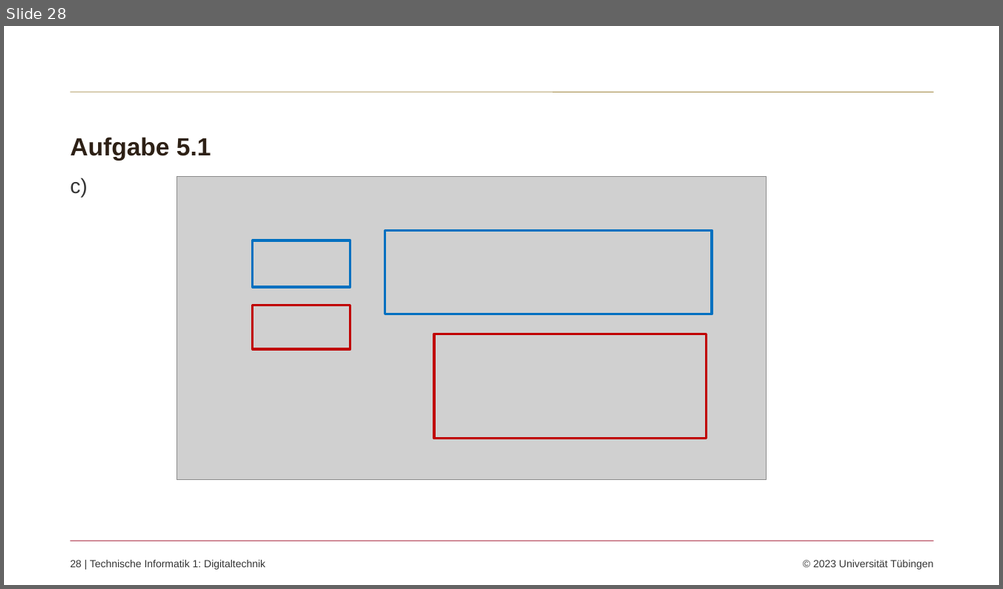
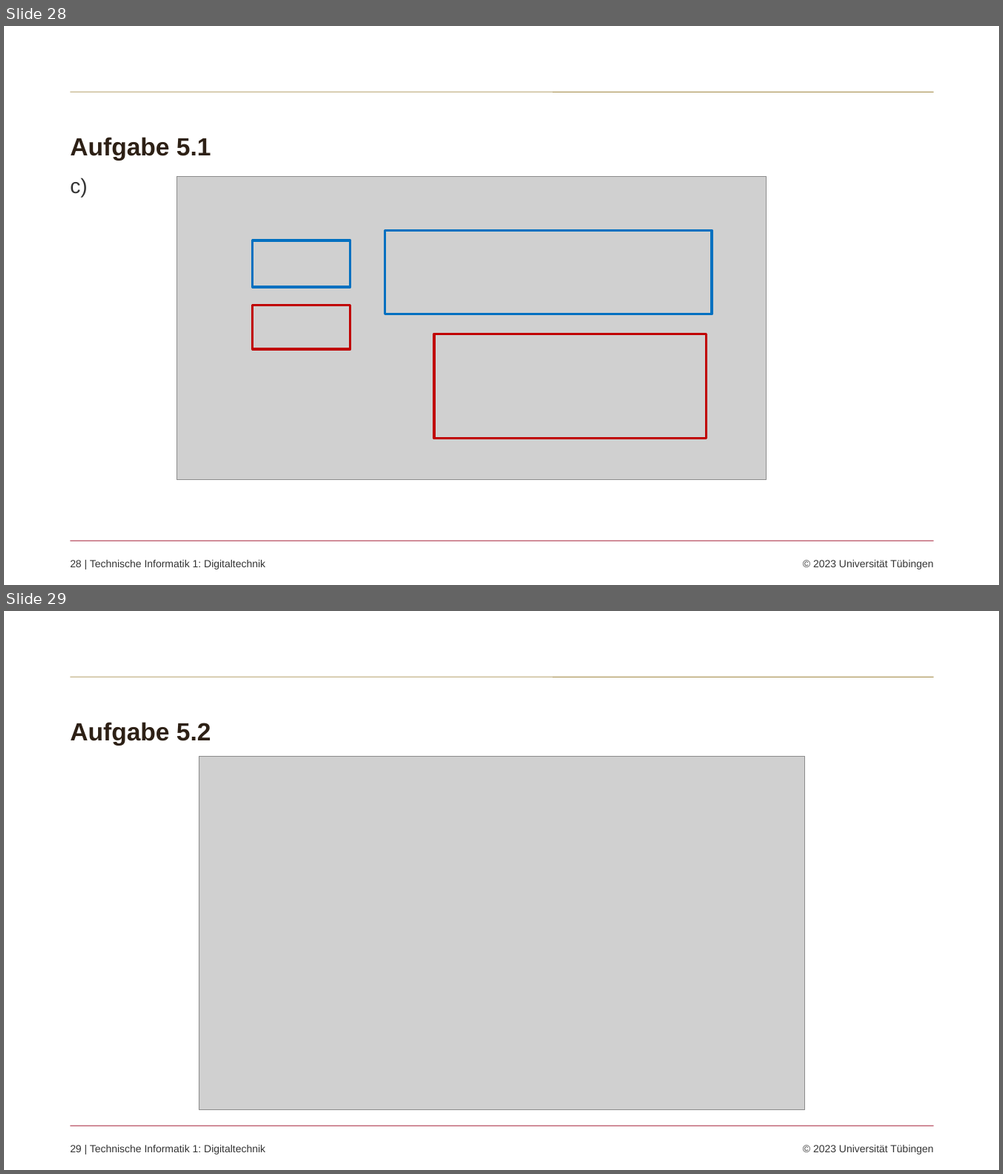
Before and after one commit to koennixer/Probeklausur, a slide deck: Probeklausur.pptx. Shown one above the other, each under a label of ours: slide 28 before the commit, slides 28 and 29 after it. The pictures are 1003x589 and 1003x1174 pixels, drawn with LibreOffice and Linux fonts; fonts in the diff are those of the drawing; grey boxes stand for pictures; background and template pictures are left out. Boxes give left, top, right and bottom in pixels: in the first picture for what was removed or moved away, otherwise in the second. Text is boxed around its words. In the diff, an @@ line names an element or a change of style, - is before the commit and + after.

Commit message:
5.2. und letzte Korrekturen
3.7. angeschaut, alles fertig

```diff
--- a/Probeklausur.pptx
+++ b/Probeklausur.pptx
@@ slide 29 added at <box>4,611,999,1170</box>, background #FFFFFF; not listed: 3 template elements that a slide beside it also shows @@
@@ title added at <box>70,722,211,746</box>, 24 pt, text #2D2015, bold @@
+Aufgabe 5.2
@@ picture added at <box>199,757,805,1111</box> @@
```
